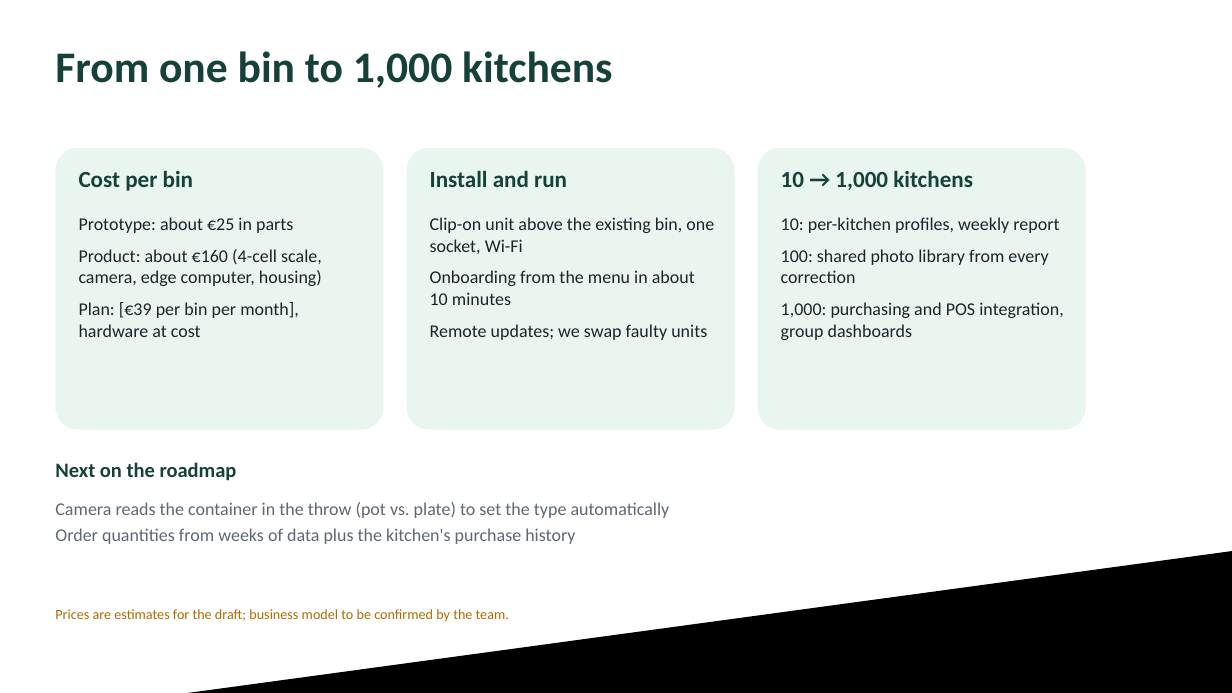
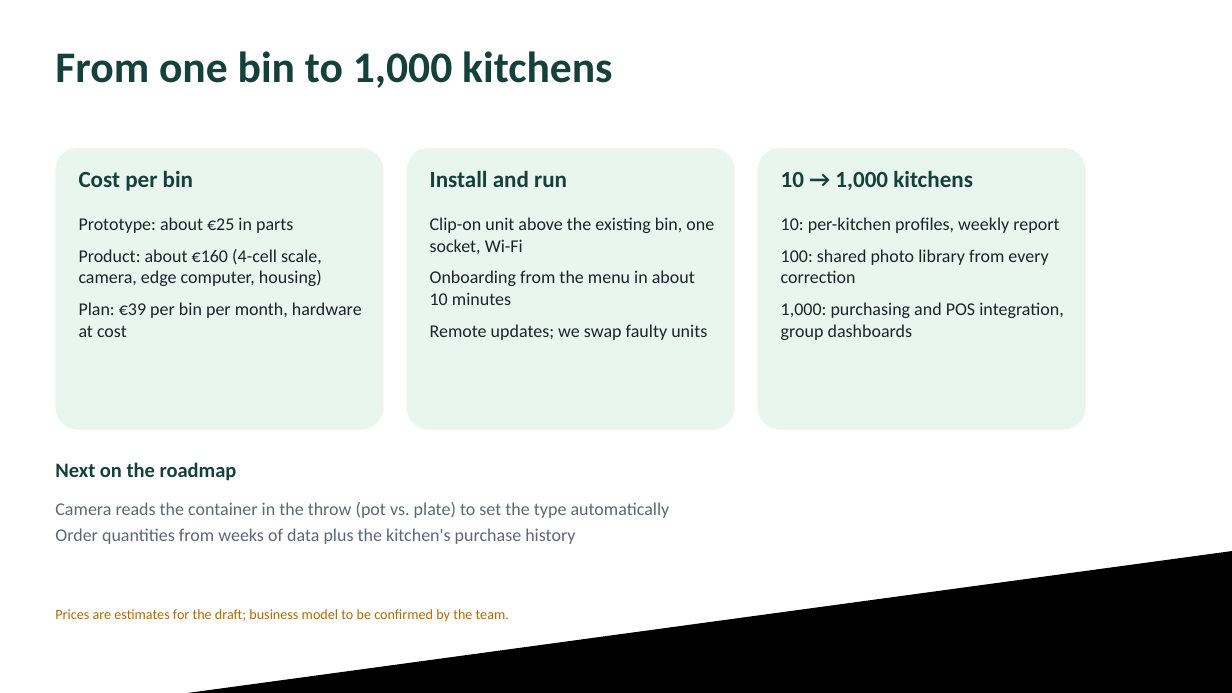
Before and after one commit to swaroop929/biowaste-tracker, a slide deck: slide 7 of WS26/WallB_Pitch_draft.pptx. Drawn at 1232x693 pixels with LibreOffice and Linux fonts; fonts in the diff are those of the drawing; background and template pictures are left out. Boxes give left, top, right and bottom in pixels: in the first picture for what was removed or moved away, otherwise in the second. Text is boxed around its words. In the diff, an @@ line names an element or a change of style, - is before the commit and + after.

```diff
--- a/WS26/WallB_Pitch_draft.pptx
+++ b/WS26/WallB_Pitch_draft.pptx
@@ text at [79,302,362,337]: text changed @@
-Plan: [€39 per bin per month], hardware at cost
+Plan: €39 per bin per month, hardware at cost
```
Also in this commit, not shown: 4 other slides changed, 1 slide added, 46 other files.
